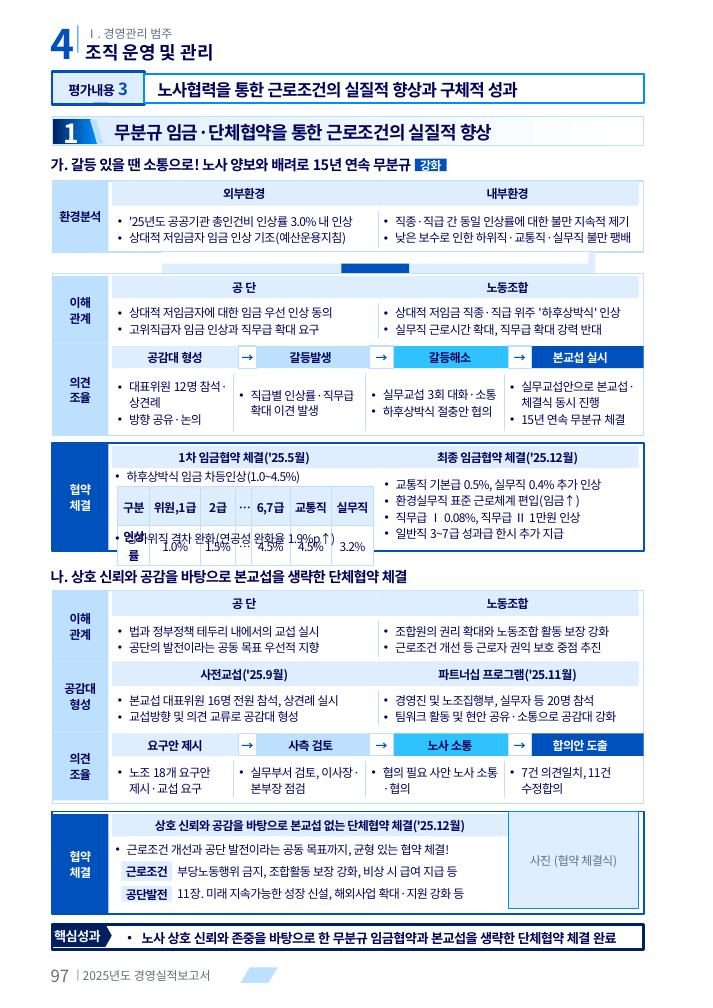
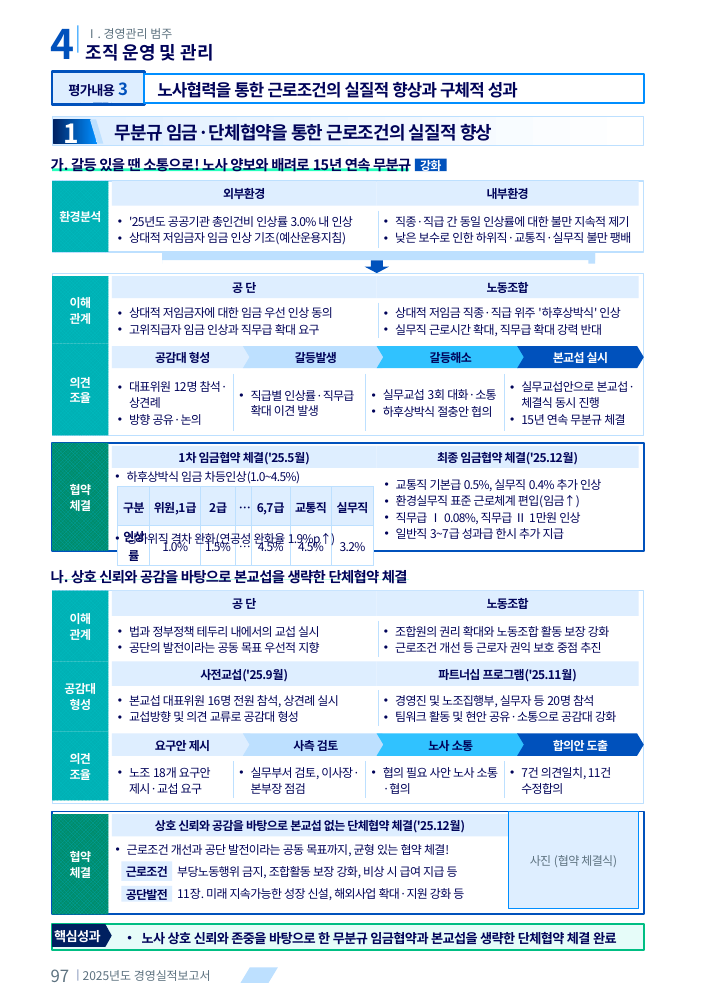
Before and after one commit to khjlsi-creator/claude, a slide deck: slide 5 of korad-경영평가-ppt/KORAD_경영평가_지면_재현_A4세로.pptx. Drawn at 713x1008 pixels with LibreOffice and Linux fonts; fonts in the diff are those of the drawing. Boxes give left, top, right and bottom in pixels: in the first picture for what was removed or moved away, otherwise in the second. Text is boxed around its words. In the diff, an @@ line names an element or a change of style, - is before the commit and + after.

```diff
--- a/korad-경영평가-ppt/KORAD_경영평가_지면_재현_A4세로.pptx
+++ b/korad-경영평가-ppt/KORAD_경영평가_지면_재현_A4세로.pptx
@@ rectangle added at <box>52,168,409,171</box>, fill #29FFBD @@
@@ rectangle: place and size @@
-rectangle at <box>162,252,588,263</box>
+rectangle at <box>162,252,595,260</box>
@@ rectangle at <box>162,252,595,260</box>: fill #FFFFFF to #BDE0FF @@
@@ rectangle removed at <box>162,252,595,272</box> @@
@@ rectangle added at <box>162,252,162,263</box>, fill #BDE0FF @@
@@ rectangle removed at <box>341,264,410,273</box> @@
@@ down arrow added at <box>365,260,389,273</box>, fill #0051BC @@
@@ rectangle added at <box>588,252,595,263</box>, fill #BDE0FF @@
@@ triangle removed at <box>370,273,384,276</box> @@
@@ pentagon arrow "공감대 형성": place and size @@
-pentagon arrow "공감대 형성" at <box>112,346,247,368</box>
+pentagon arrow "공감대 형성" at <box>112,346,257,368</box>
@@ pentagon arrow "공감대 형성" at <box>112,346,257,368</box>: rectangle to pentagon arrow @@
@@ rectangle removed at <box>238,346,257,368</box> @@
-→
@@ chevron "갈등발생": place and size @@
-chevron "갈등발생" at <box>247,346,383,368</box>
+chevron "갈등발생" at <box>243,346,389,368</box>
@@ rectangle removed at <box>370,346,394,368</box> @@
-→
@@ chevron "갈등해소": place and size @@
-chevron "갈등해소" at <box>383,346,525,368</box>
+chevron "갈등해소" at <box>377,346,525,368</box>
@@ rectangle removed at <box>508,346,531,368</box> @@
-→
@@ chevron "본교섭 실시": place and size @@
-chevron "본교섭 실시" at <box>525,346,644,368</box>
+chevron "본교섭 실시" at <box>517,346,644,368</box>
@@ rectangle "협약" at <box>52,443,108,551</box>: fill #0051BC to pattern #00A4A8 on #008C6B @@
@@ rectangle added at <box>52,579,409,579</box>, fill #29FFBD @@
@@ text colour #000359 to #FFFFFF; fill #BDE0FF to pattern #00BEC2 on #00B0B4 in 6 elements at <box>52,181,108,252</box>, <box>52,276,108,343</box>, <box>52,344,108,435</box>, <box>52,591,108,661</box>, <box>52,661,108,731</box>, <box>52,731,108,800</box> @@
@@ pentagon arrow "요구안 제시" at <box>112,734,257,756</box>: rectangle to pentagon arrow @@
@@ pentagon arrow "요구안 제시": place and size @@
-pentagon arrow "요구안 제시" at <box>112,734,247,756</box>
+pentagon arrow "요구안 제시" at <box>112,734,257,756</box>
@@ rectangle removed at <box>238,734,257,756</box> @@
-→
@@ rectangle to chevron in 6 elements at <box>377,346,525,368</box>, <box>377,734,525,756</box>, <box>517,346,644,368</box>, <box>517,734,644,756</box>, <box>243,346,389,368</box>, <box>243,734,389,756</box> @@
@@ chevron "사측 검토": place and size @@
-chevron "사측 검토" at <box>247,734,383,756</box>
+chevron "사측 검토" at <box>243,734,389,756</box>
@@ rectangle removed at <box>370,734,394,756</box> @@
-→
@@ chevron "노사 소통": place and size @@
-chevron "노사 소통" at <box>383,734,525,756</box>
+chevron "노사 소통" at <box>377,734,525,756</box>
@@ rectangle removed at <box>508,734,531,756</box> @@
-→
@@ chevron "합의안 도출": place and size @@
-chevron "합의안 도출" at <box>525,734,644,756</box>
+chevron "합의안 도출" at <box>517,734,644,756</box>
@@ rectangle "협약" at <box>52,814,108,914</box>: fill #0051BC to pattern #00A4A8 on #008C6B @@
@@ rectangle at <box>52,924,643,950</box>: fill #FFFFFF to #E6FCF9; outline #002060 2.25 pt to #00BE83 1.5 pt @@
```
Also in this commit, not shown: 4 other slides changed, 8 other files.
